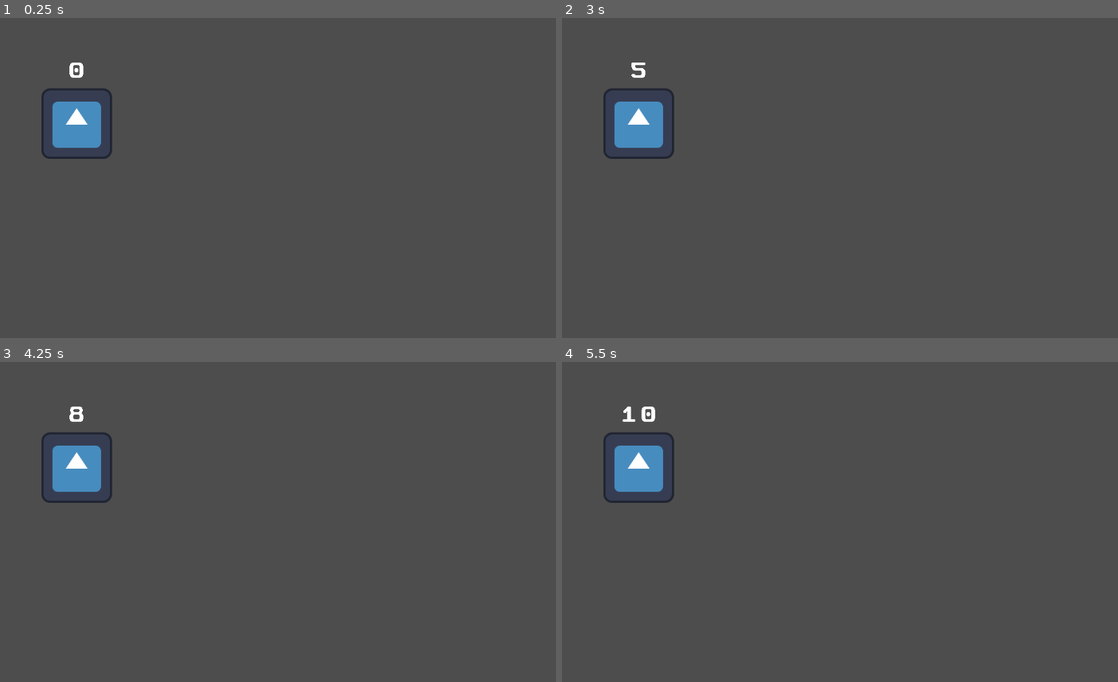
Above: before the commit, frames 1-4 (two rows, left to right).
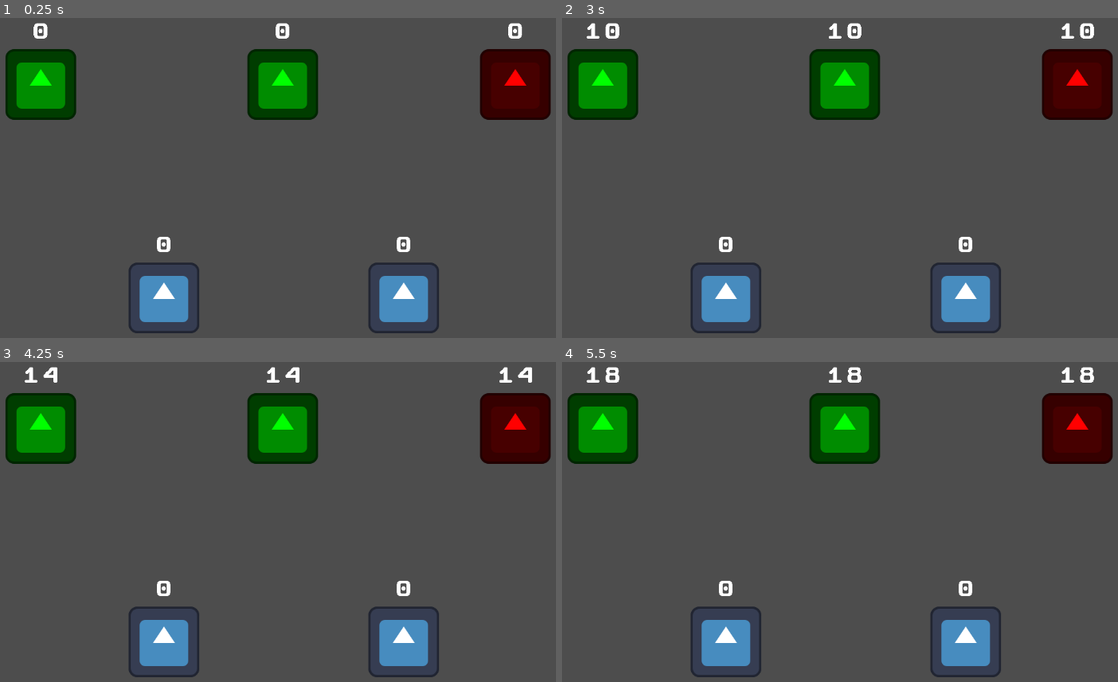
Above: after the commit, the same moments.

Repository: ClemiDouce/cell-capture-game
Game: Godot game, scene res://screen/game_screen/game_screen.tscn
The game is run twice, just before and just after one commit, with the same random seed, the same clock (stepped at 60 frames per second) and the same inputs. The engine's default icon, where the game draws it, is replaced by a stand-in: a white triangle on a blue panel in a dark square.
Inputs (mouse positions are in pixels of both pictures, inside the frame that each line leads up to):
- Up to frame 1 (0.25 s): no input
- Up to frame 2 (3 s): move the mouse to (984, 171) at 0.52 s; press the mouse at (984, 171) at 0.53 s; move the mouse to (712, 206) at 1.27 s; release the mouse at (712, 206) at 1.28 s; click (712, 206) at 1.35 s; move the mouse to (906, 110) at 2.02 s; press the mouse at (906, 110) at 2.03 s; move the mouse to (812, 261) at 2.77 s; release the mouse at (812, 261) at 2.78 s; click (812, 261) at 2.85 s
- Up to frame 3 (4.25 s): move the mouse to (472, 586) at 3.52 s; press the mouse at (472, 586) at 3.53 s
- Up to frame 4 (5.5 s): move the mouse to (650, 480) at 4.27 s; release the mouse at (650, 480) at 4.28 s; click (650, 480) at 4.35 s; move the mouse to (873, 531) at 5.02 s; press the mouse at (873, 531) at 5.03 s

The runs differ from the first frame. In frame 1, 13% of the frame differs, in the area x 1-99%, y 1-99%; in frame 2, 14%; in frame 3, 14%; in frame 4, 14%.

Commit message:
add things

Diff:
--- /dev/null
+++ b/assets/shaders/outline_shader.gdshader
@@ -0,0 +1,62 @@
+shader_type canvas_item;
+
+uniform vec4 color : source_color = vec4(1.0);
+uniform float width : hint_range(0, 10) = 1.0;
+uniform int pattern : hint_range(0, 2) = 0; // diamond, circle, square
+uniform bool inside = false;
+uniform bool add_margins = true; // only useful when inside is false
+
+void vertex() {
+	if (add_margins) {
+		VERTEX += (UV * 2.0 - 1.0) * width;
+	}
+}
+
+bool hasContraryNeighbour(vec2 uv, vec2 texture_pixel_size, sampler2D texture) {
+	for (float i = -ceil(width); i <= ceil(width); i++) {
+		float x = abs(i) > width ? width * sign(i) : i;
+		float offset;
+
+		if (pattern == 0) {
+			offset = width - abs(x);
+		} else if (pattern == 1) {
+			offset = floor(sqrt(pow(width + 0.5, 2) - x * x));
+		} else if (pattern == 2) {
+			offset = width;
+		}
+
+		for (float j = -ceil(offset); j <= ceil(offset); j++) {
+			float y = abs(j) > offset ? offset * sign(j) : j;
+			vec2 xy = uv + texture_pixel_size * vec2(x, y);
+
+			if ((xy != clamp(xy, vec2(0.0), vec2(1.0)) || texture(texture, xy).a <= 0.0) == inside) {
+				return true;
+			}
+		}
+	}
+
+	return false;
+}
+
+void fragment() {
+	vec2 uv = UV;
+
+	if (add_margins) {
+		vec2 texture_pixel_size = vec2(1.0) / (vec2(1.0) / TEXTURE_PIXEL_SIZE + vec2(width * 2.0));
+
+		uv = (uv - texture_pixel_size * width) * TEXTURE_PIXEL_SIZE / texture_pixel_size;
+
+		if (uv != clamp(uv, vec2(0.0), vec2(1.0))) {
+			COLOR.a = 0.0;
+		} else {
+			COLOR = texture(TEXTURE, uv);
+		}
+	} else {
+		COLOR = texture(TEXTURE, uv);
+	}
+
+	if ((COLOR.a > 0.0) == inside && hasContraryNeighbour(uv, TEXTURE_PIXEL_SIZE, TEXTURE)) {
+		COLOR.rgb = inside ? mix(COLOR.rgb, color.rgb, color.a) : color.rgb;
+		COLOR.a += (1.0 - COLOR.a) * color.a;
+	}
+}
--- /dev/null
+++ b/assets/shaders/outline_shader.tres
@@ -0,0 +1,10 @@
+[gd_resource type="ShaderMaterial" load_steps=2 format=3 uid="uid://c20of8ktqtn3f"]
+
+[ext_resource type="Shader" uid="uid://drok62ilaxq48" path="res://assets/shaders/outline_shader.gdshader" id="1_y4wy1"]
+
+[resource]
+resource_local_to_scene = true
+shader = ExtResource("1_y4wy1")
+shader_parameter/allow_out_of_bounds = true
+shader_parameter/outline_thickness = 4.0
+shader_parameter/outline_color = Color(1, 1, 1, 1)
--- a/content/cell/base_cell.gd
+++ b/content/cell/base_cell.gd
@@ -1,7 +1,9 @@
 class_name BaseCell extends Area2D
 
 @onready var unit_count_label: Label = %UnitCountLabel
-@export var sprite: Sprite2D
+@onready var cell_sprite: Sprite2D = %CellSprite
+@onready var outline: Sprite2D = %Outline
+
 
 @export_category("Team")
 @export var team : Enums.Team = Enums.Team.NEUTRAL
@@ -9,16 +11,24 @@
 @export_category("Generation")
 @export var unit_generation := 1
 @export var generation_delay := 0.3
+@export var max_unit := 50
+@export var cell_type : CellType
 var generation_time := 0.
+
+var selected := false:
+	set = set_selected
 
 var unit_count := 0:
 	set = set_unit_count
 
 
 func _ready() -> void:
-	pass
+	set_team_color()
 
 func _process(delta: float) -> void:
+	if team == Enums.Team.NEUTRAL or unit_count >= max_unit:
+		return
+
 	generate_unit(delta)
 
 
@@ -28,8 +38,14 @@
 		generation_time -= generation_delay
 		unit_count += unit_generation
 
-
-
+func apply_attack(_team: Enums.Team, value: int):
+	if _team == team:
+		unit_count += value
+	else:
+		unit_count -= value
+		if unit_count < 0:
+			unit_count = abs(unit_count)
+			set_team(_team)
 
 # Setter / Getter
 func set_unit_count(new_value: int):
@@ -38,6 +54,10 @@
 
 func set_team(new_team: Enums.Team):
 	team = new_team
+	set_team_color()
+
+
+func set_team_color():
 	var new_color: Color
 	match(team):
 		Enums.Team.ALLY:
@@ -46,4 +66,13 @@
 			new_color = Color.RED
 		Enums.Team.NEUTRAL:
 			new_color = Color.WHITE
-	sprite.self_modulate = new_color
+	cell_sprite.self_modulate = new_color
+
+func set_selected(value: bool):
+	selected = value
+	(outline.material as ShaderMaterial).set_shader_parameter("width", 3. if value else 0.)
+
+func pop_half_unit():
+	var value = floor(unit_count/2)
+	unit_count -= value
+	return value
--- a/content/cell/base_cell.tscn
+++ b/content/cell/base_cell.tscn
@@ -1,8 +1,18 @@
-[gd_scene load_steps=6 format=3 uid="uid://hrfsowussn1h"]
+[gd_scene load_steps=8 format=3 uid="uid://hrfsowussn1h"]
 
 [ext_resource type="Texture2D" uid="uid://dp12r6syetwd7" path="res://icon.svg" id="1_blyj4"]
 [ext_resource type="Script" uid="uid://dceh51bcnw38h" path="res://content/cell/base_cell.gd" id="1_i4wf0"]
 [ext_resource type="FontFile" uid="uid://b35vo7gmv46pk" path="res://assets/font/Pixel_Promise_Monospaced.ttf" id="2_143sp"]
+[ext_resource type="Shader" uid="uid://drok62ilaxq48" path="res://assets/shaders/outline_shader.gdshader" id="2_m6jp3"]
+
+[sub_resource type="ShaderMaterial" id="ShaderMaterial_g4qp5"]
+resource_local_to_scene = true
+shader = ExtResource("2_m6jp3")
+shader_parameter/color = Color(1, 1, 1, 1)
+shader_parameter/width = 0.0
+shader_parameter/pattern = 2
+shader_parameter/inside = false
+shader_parameter/add_margins = true
 
 [sub_resource type="RectangleShape2D" id="RectangleShape2D_op0rk"]
 size = Vector2(116, 114)
@@ -12,13 +22,22 @@
 font_size = 28
 
 [node name="BaseCell" type="Area2D"]
+collision_layer = 4
+collision_mask = 0
 script = ExtResource("1_i4wf0")
 
-[node name="Sprite2D" type="Sprite2D" parent="."]
+[node name="CellSprite" type="Sprite2D" parent="."]
 unique_name_in_owner = true
 texture = ExtResource("1_blyj4")
 
+[node name="Outline" type="Sprite2D" parent="CellSprite"]
+unique_name_in_owner = true
+show_behind_parent = true
+material = SubResource("ShaderMaterial_g4qp5")
+texture = ExtResource("1_blyj4")
+
 [node name="CollisionShape2D" type="CollisionShape2D" parent="."]
+visible = false
 shape = SubResource("RectangleShape2D_op0rk")
 
 [node name="UnitCountLabel" type="Label" parent="."]
@@ -28,7 +47,6 @@
 offset_top = -111.0
 offset_right = 56.0
 offset_bottom = -64.0
-text = "0
-"
+text = "0"
 label_settings = SubResource("LabelSettings_i4wf0")
 horizontal_alignment = 1
--- /dev/null
+++ b/data/cell_type/cell_type.gd
@@ -0,0 +1,5 @@
+class_name CellType extends Resource
+
+@export var cell_texture : Texture2D
+@export var generation_bonus : int
+@export var strength_bonus : int
--- /dev/null
+++ b/data/cell_type/classic_cell.tres
@@ -0,0 +1,9 @@
+[gd_resource type="Resource" script_class="CellType" load_steps=2 format=3 uid="uid://lt2ee88dhv2b"]
+
+[ext_resource type="Script" uid="uid://df7ph7v6reuxt" path="res://data/cell_type/cell_type.gd" id="1_76prd"]
+
+[resource]
+script = ExtResource("1_76prd")
+generation_bonus = 1
+strength_bonus = 1
+metadata/_custom_type_script = "uid://df7ph7v6reuxt"
--- /dev/null
+++ b/data/cell_type/factory_cell.tres
@@ -0,0 +1,9 @@
+[gd_resource type="Resource" script_class="CellType" load_steps=2 format=3 uid="uid://bw1oo8mdy7ora"]
+
+[ext_resource type="Script" uid="uid://df7ph7v6reuxt" path="res://data/cell_type/cell_type.gd" id="1_qlyqi"]
+
+[resource]
+script = ExtResource("1_qlyqi")
+generation_bonus = 2
+strength_bonus = 1
+metadata/_custom_type_script = "uid://df7ph7v6reuxt"
--- /dev/null
+++ b/data/cell_type/strength_cell.tres
@@ -0,0 +1,9 @@
+[gd_resource type="Resource" script_class="CellType" load_steps=2 format=3 uid="uid://dlqncuk3kekwn"]
+
+[ext_resource type="Script" uid="uid://df7ph7v6reuxt" path="res://data/cell_type/cell_type.gd" id="1_6veh7"]
+
+[resource]
+script = ExtResource("1_6veh7")
+generation_bonus = 1
+strength_bonus = 2
+metadata/_custom_type_script = "uid://df7ph7v6reuxt"
--- a/project.godot
+++ b/project.godot
@@ -19,6 +19,27 @@
 
 Enums="*res://content/globals/enums.gd"
 
+[file_customization]
+
+folder_colors={
+"res://assets/": "blue",
+"res://content/": "green",
+"res://data/": "red",
+"res://screen/": "pink"
+}
+
+[input]
+
+left_click={
+"deadzone": 0.2,
+"events": [Object(InputEventMouseButton,"resource_local_to_scene":false,"resource_name":"","device":-1,"window_id":0,"alt_pressed":false,"shift_pressed":false,"ctrl_pressed":false,"meta_pressed":false,"button_mask":0,"position":Vector2(0, 0),"global_position":Vector2(0, 0),"factor":1.0,"button_index":1,"canceled":false,"pressed":false,"double_click":false,"script":null)
+]
+}
+
+[layer_names]
+
+2d_physics/layer_3="cell"
+
 [rendering]
 
 renderer/rendering_method="gl_compatibility"
--- /dev/null
+++ b/screen/game_screen/game_screen.gd
@@ -0,0 +1,62 @@
+extends Node2D
+
+var selected_ally_cell : Array[BaseCell]
+var last_target : BaseCell
+var temp_cell : BaseCell
+
+var point_param : PhysicsPointQueryParameters2D
+
+func _ready() -> void:
+	point_param = PhysicsPointQueryParameters2D.new()
+	point_param.collide_with_areas = true
+	point_param.collide_with_bodies = false
+	point_param.collision_mask = 4
+
+func _process(_delta: float) -> void:
+	queue_redraw()
+
+func _physics_process(_delta: float) -> void:
+	var space_state = get_world_2d().direct_space_state
+	point_param.position = get_global_mouse_position()
+	var collision = space_state.intersect_point(point_param, 6)
+	if collision:
+		if Input.is_action_just_released("left_click"):
+			var attack = last_target != null
+			var attack_value := 0
+			for cell: BaseCell in selected_ally_cell:
+				if attack:
+					attack_value += cell.pop_half_unit()
+				cell.selected = false
+			selected_ally_cell.clear()
+			if attack:
+				last_target.apply_attack(Enums.Team.ALLY, attack_value)
+				last_target.selected = false
+				last_target = null
+		if Input.is_action_pressed("left_click"):
+			var first = collision[0]["collider"] as BaseCell
+			if selected_ally_cell.is_empty():
+				first.selected = true
+				selected_ally_cell.append(first)
+			else:
+				pass
+
+			# Old
+			#if first.team == Enums.Team.ALLY:
+				#if first not in selected_ally_cell:
+					#first.selected = true
+					#selected_ally_cell.append(first)
+			#else:
+				#if !selected_ally_cell.is_empty():
+					#last_target = first
+					#last_target.selected = true
+		else:
+			pass
+	else:
+		if last_target:
+			last_target.selected = false
+			last_target = null
+
+func _draw() -> void:
+	if !selected_ally_cell.is_empty():
+		for cell: BaseCell in selected_ally_cell:
+			draw_line(cell.global_position, get_global_mouse_position(), Color.WHITE_SMOKE, 2)
--- a/screen/game_screen/game_screen.tscn
+++ b/screen/game_screen/game_screen.tscn
@@ -1,12 +1,25 @@
-[gd_scene load_steps=2 format=3 uid="uid://c63y7n8w5c5nr"]
+[gd_scene load_steps=3 format=3 uid="uid://c63y7n8w5c5nr"]
 
+[ext_resource type="Script" uid="uid://c08s6hcsu5j0g" path="res://screen/game_screen/game_screen.gd" id="1_8gjw2"]
 [ext_resource type="PackedScene" uid="uid://hrfsowussn1h" path="res://content/cell/base_cell.tscn" id="1_ul44q"]
 
 [node name="GameScreen" type="Node2D"]
+script = ExtResource("1_8gjw2")
 
 [node name="BaseCell" parent="." instance=ExtResource("1_ul44q")]
-position = Vector2(208, 206)
-monitorable = false
-team = null
-unit_generation = null
-generation_delay = 0.5
+position = Vector2(143, 135)
+team = 0
+
+[node name="BaseCell2" parent="." instance=ExtResource("1_ul44q")]
+position = Vector2(581, 135)
+team = 0
+
+[node name="BaseCell4" parent="." instance=ExtResource("1_ul44q")]
+position = Vector2(366, 522)
+
+[node name="BaseCell5" parent="." instance=ExtResource("1_ul44q")]
+position = Vector2(800, 522)
+
+[node name="BaseCell3" parent="." instance=ExtResource("1_ul44q")]
+position = Vector2(1002, 135)
+team = 1
Not shown, added: assets/shaders/outline_shader.gdshader.uid
Not shown, added: data/cell_type/cell_type.gd.uid
Not shown, added: screen/game_screen/game_screen.gd.uid
